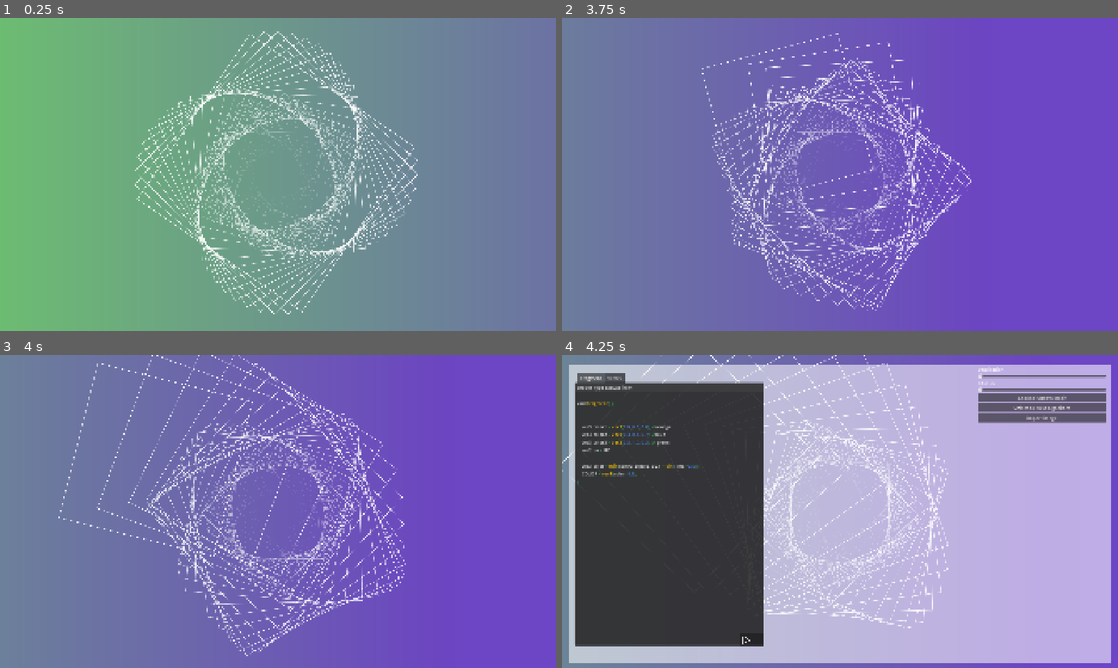
Above: before the commit, frames 1-4 (two rows, left to right).
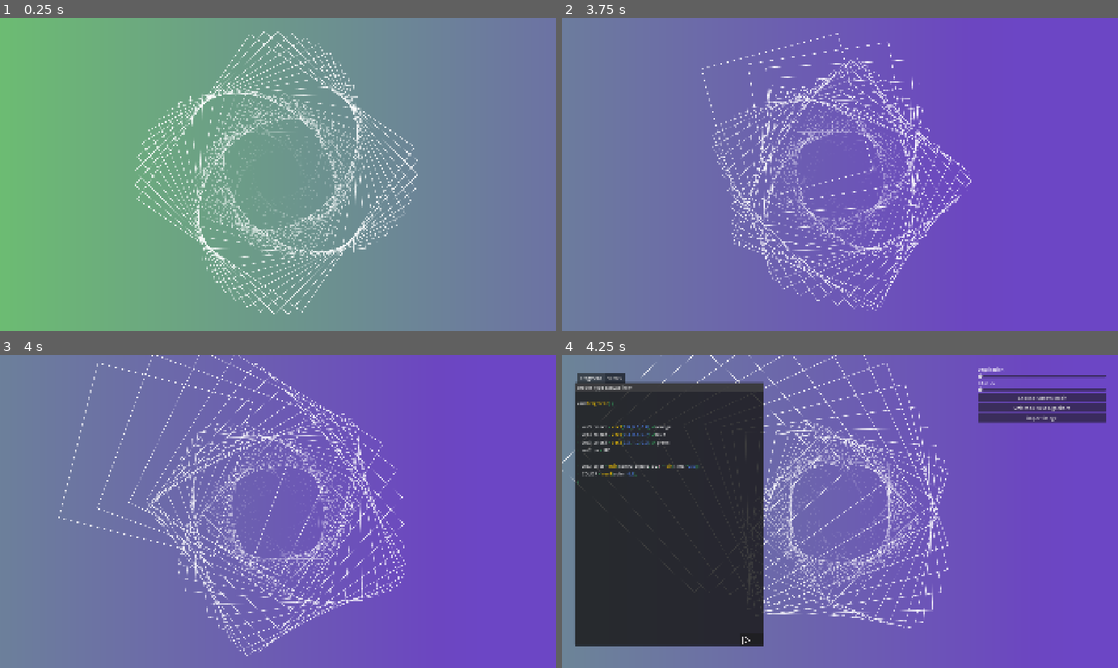
Above: after the commit, the same moments.

Repository: Juju-brz/GDVJ
Game: Godot game, scene res://templates/04_WormDance.tscn
Same seed, same stepped clock (60 frames per second), same inputs: the game is played once before the commit and once after it.
Inputs (mouse positions are in pixels of both pictures, inside the frame that each line leads up to):
- Up to frame 1 (0.25 s): no input
- Up to frame 2 (3.75 s): tap Enter at 0.5 s; move the mouse to (962, 158) at 0.52 s; move the mouse to (728, 190) at 1.27 s; move the mouse to (895, 105) at 2.02 s; move the mouse to (812, 237) at 2.77 s; move the mouse to (1006, 221) at 3.52 s
- Up to frame 3 (4 s): no input
- Up to frame 4 (4.25 s): tap F2 (hide_all_ctrl) at 4.15 s

Frames 1-3 are identical in both runs. In frame 4, 64% of the frame differs, in the area x 1-99%, y 3-99%.

Commit message:
okay i have a lor of problems

Diff:
--- a/baseScene.tscn
+++ b/baseScene.tscn
@@ -32,7 +32,7 @@
 
 [node name="Square" type="Sprite2D" parent="."]
 material = SubResource("ShaderMaterial_6jx8c")
-position = Vector2(576, 420)
+position = Vector2(1000, 600)
 scale = Vector2(0.63, 0.63)
 
 [node name="Control" parent="." instance=ExtResource("3_wonj3")]
--- a/templates/03_Spiral_MainScript.gd
+++ b/scripts/03_Spiral_MainScript.gd
@@ -1,5 +1,5 @@
 extends mainScript
-class_name Spiral
+#class_name Spiral
 
 #### VARIABLES ####
 
@@ -75,7 +75,7 @@
 	var viewport_rect = get_viewport_rect()
 	var screen_center = viewport_rect.size * 0.5
 
-
+	## OFF or ON##
 	var mouse_norm
 	if mouse_activation == true:
 		mouse_norm = mouse_control() # .x & .y
@@ -85,6 +85,8 @@
 	var target_scale = lerp(0.5, 1.2, mouse_norm.x) # Mouse X controls size
 
 	# --- LOOP THROUGH SPRITES ---
+
+	### TRANSFROM TO MODIFY VARIABLE ###
 	for i in range(duplicated_spriteslist.size()):
 		var sprite = duplicated_spriteslist[i]
 
--- a/templates/04_WormDance.gd
+++ b/scripts/04_WormDance.gd
@@ -8,7 +8,7 @@
 const TRAIL_LENGTH: int = 60
 var target_segment_dist: float = 15.0
 
-# --- QUANTUM INFLUENCE VARIABLES ---
+
 var chaos_level: float = 0.0
 
 # --- ROTATION & TIME ---
@@ -62,7 +62,7 @@
 	var viewport_center = get_viewport_rect().size * 0.5
 	#var mouse_pos = get_global_mouse_position()
 
-	##Off or On##
+	##OFF OR ON##
 	var mouse_pos
 	if mouse_activation == true:
 		mouse_pos = get_mouse() # .x & .y
--- a/scripts/mainScript.gd
+++ b/scripts/mainScript.gd
@@ -4,7 +4,7 @@
 
 ### CONTROLS ###
 @onready var control = $Control
-@onready var BG = $BG_For_Controls
+#@onready var BG = $BG_For_Controls
 @onready var slider = $Control/VBoxContainer/HSlider
 @onready var slider_spacing = $Control/VBoxContainer/HSlider_spacing
 @onready var btn_change_image = $Control/VBoxContainer/Btn_Change_Image
@@ -43,7 +43,7 @@
 	_close_all_ui()
 
 func _close_all_ui():
-	control.hide(); BG.hide(); dialogue_change_image.hide(); hide_ui = true
+	control.hide(); dialogue_change_image.hide(); hide_ui = true
 
 func _on_next_tpt_pressed() -> void:
 	# 1. Close the external Python thread cleanly (important!)
@@ -65,9 +65,9 @@
 	# Toggle UI
 	if Input.is_action_just_pressed("hide_all_ctrl"):
 		if hide_ui:
-			control.show(); BG.show(); hide_ui = false
+			control.show(); hide_ui = false
 		else:
-			control.hide(); BG.hide(); hide_ui = true
+			control.hide(); hide_ui = true
 
 	if Input.is_action_just_pressed("reset"):
 		get_tree().reload_current_scene()
@@ -128,7 +128,7 @@
 
 	# HIDE  UI
 	control.hide()
-	BG.hide()
+	#BG.hide()
 	dialogue_change_image.hide()
 	hide_ui = true
 
@@ -152,11 +152,11 @@
 		Dig_import_image.file_selected.connect(_on_image_selected)
 
 func _process(delta: float) -> void:
-
-	if Input.is_action_pressed("joy_increment"):
-		increment()
-	if Input.is_action_pressed("joy_decrement"):
-		decrement()
+	if mouse_activation == false:
+		if Input.is_action_pressed("joy_increment"):
+			increment()
+		if Input.is_action_pressed("joy_decrement"):
+			decrement()
 
 
 
--- a/scripts/shaderVer.gd
+++ b/scripts/shaderVer.gd
@@ -32,4 +32,4 @@
 		var shader = mat.shader
 		if shader:
 			shader.code = user_code
-			print(" execution")
+			#print(" execution")
--- a/templates/01_Superpositions_geometriques.tscn
+++ b/templates/01_Superpositions_geometriques.tscn
@@ -1,15 +1,15 @@
 [gd_scene load_steps=7 format=3 uid="uid://qywxpr5vvcjj"]
 
 [ext_resource type="PackedScene" uid="uid://bp8w6tlng3j86" path="res://baseScene.tscn" id="1_gh05c"]
-[ext_resource type="Script" uid="uid://c4hfbx71iow0l" path="res://templates/01_Superpositions_Geometriques_MainScript.gd" id="2_mgxbi"]
+[ext_resource type="Script" uid="uid://c4hfbx71iow0l" path="res://scripts/01_Superpositions_Geometriques_MainScript.gd" id="2_mgxbi"]
 [ext_resource type="Texture2D" uid="uid://bbgu6clrixshr" path="res://Shapes/Pattern-Square.png" id="3_wmo22"]
 [ext_resource type="Shader" uid="uid://b0jcj53b5croi" path="res://shaders/mainShader.gdshader" id="4_slan0"]
-
-[sub_resource type="ShaderMaterial" id="ShaderMaterial_6jx8c"]
 
 [sub_resource type="ShaderMaterial" id="ShaderMaterial_faa0j"]
 resource_local_to_scene = true
 shader = ExtResource("4_slan0")
+
+[sub_resource type="ShaderMaterial" id="ShaderMaterial_6jx8c"]
 
 [node name="Node2D" instance=ExtResource("1_gh05c")]
 script = ExtResource("2_mgxbi")
@@ -21,23 +21,13 @@
 offset_right = 2067.0
 offset_bottom = 1183.0
 
-[node name="Square" parent="." index="1"]
+[node name="ColorRect2" parent="." index="1"]
+material = SubResource("ShaderMaterial_faa0j")
+offset_right = 1921.0
+
+[node name="Square" parent="." index="2"]
 z_index = 2
 material = SubResource("ShaderMaterial_6jx8c")
 position = Vector2(1023, 499)
 scale = Vector2(0.2955854, 0.2955852)
 texture = ExtResource("3_wmo22")
-
-[node name="BG_For_Controls" type="ColorRect" parent="." index="2"]
-visible = false
-z_index = 4
-offset_left = 22.0
-offset_top = 37.0
-offset_right = 1897.0
-offset_bottom = 1060.0
-mouse_filter = 2
-color = Color(1, 1, 1, 0.5568628)
-
-[node name="ColorRect2" parent="." index="3"]
-material = SubResource("ShaderMaterial_faa0j")
-offset_right = 1921.0
--- a/templates/02_BeautifulChaos.tscn
+++ b/templates/02_BeautifulChaos.tscn
@@ -1,7 +1,7 @@
 [gd_scene load_steps=6 format=3 uid="uid://cy283yydm3eyd"]
 
 [ext_resource type="PackedScene" uid="uid://bp8w6tlng3j86" path="res://baseScene.tscn" id="1_hrqrm"]
-[ext_resource type="Script" uid="uid://dni8j477fdhwu" path="res://templates/02_Beautiful_Chaos_MainScript.gd" id="2_w5kta"]
+[ext_resource type="Script" uid="uid://dni8j477fdhwu" path="res://scripts/02_Beautiful_Chaos_MainScript.gd" id="2_w5kta"]
 [ext_resource type="Texture2D" uid="uid://bbgu6clrixshr" path="res://Shapes/Pattern-Square.png" id="3_hrqrm"]
 [ext_resource type="Shader" uid="uid://b0jcj53b5croi" path="res://shaders/mainShader.gdshader" id="4_ogbv1"]
 
@@ -19,21 +19,11 @@
 offset_right = 2067.0
 offset_bottom = 1183.0
 
-[node name="Square" parent="." index="1"]
+[node name="ColorRect2" parent="." index="1"]
+material = SubResource("ShaderMaterial_81po7")
+
+[node name="Square" parent="." index="2"]
 z_index = 2
 position = Vector2(1023, 499)
 scale = Vector2(1, 1)
 texture = ExtResource("3_hrqrm")
-
-[node name="BG_For_Controls" type="ColorRect" parent="." index="2"]
-visible = false
-z_index = 4
-offset_left = 22.0
-offset_top = 37.0
-offset_right = 1897.0
-offset_bottom = 1060.0
-mouse_filter = 2
-color = Color(1, 1, 1, 0.5568628)
-
-[node name="ColorRect2" parent="." index="3"]
-material = SubResource("ShaderMaterial_81po7")
--- a/templates/03-Spiral.tscn
+++ b/templates/03-Spiral.tscn
@@ -1,7 +1,7 @@
 [gd_scene load_steps=6 format=3 uid="uid://g456p5ok7jm1"]
 
 [ext_resource type="PackedScene" uid="uid://bp8w6tlng3j86" path="res://baseScene.tscn" id="1_uylkl"]
-[ext_resource type="Script" uid="uid://bcwyiixxykkv8" path="res://templates/03_Spiral_MainScript.gd" id="2_uylkl"]
+[ext_resource type="Script" uid="uid://bcwyiixxykkv8" path="res://scripts/03_Spiral_MainScript.gd" id="2_uylkl"]
 [ext_resource type="Texture2D" uid="uid://bbgu6clrixshr" path="res://Shapes/Pattern-Square.png" id="3_uylkl"]
 [ext_resource type="Shader" uid="uid://b0jcj53b5croi" path="res://shaders/mainShader.gdshader" id="4_srw7j"]
 
@@ -22,17 +22,7 @@
 [node name="ColorRect2" parent="." index="1"]
 material = SubResource("ShaderMaterial_p8kfp")
 
-[node name="BG_For_Controls" type="ColorRect" parent="." index="2"]
-visible = false
-z_index = 4
-offset_left = 22.0
-offset_top = 37.0
-offset_right = 1897.0
-offset_bottom = 1060.0
-mouse_filter = 2
-color = Color(1, 1, 1, 0.5568628)
-
-[node name="Square" parent="." index="3"]
+[node name="Square" parent="." index="2"]
 z_index = 2
 position = Vector2(1023, 499)
 scale = Vector2(1, 1)
--- a/templates/04_WormDance.tscn
+++ b/templates/04_WormDance.tscn
@@ -1,7 +1,7 @@
 [gd_scene load_steps=6 format=3 uid="uid://dn5hnojjq0cu2"]
 
 [ext_resource type="PackedScene" uid="uid://bp8w6tlng3j86" path="res://baseScene.tscn" id="1_w8uyb"]
-[ext_resource type="Script" uid="uid://chvs7d1s1gvft" path="res://templates/04_WormDance.gd" id="2_8in7r"]
+[ext_resource type="Script" uid="uid://chvs7d1s1gvft" path="res://scripts/04_WormDance.gd" id="2_8in7r"]
 [ext_resource type="Texture2D" uid="uid://bbgu6clrixshr" path="res://Shapes/Pattern-Square.png" id="3_cphf2"]
 [ext_resource type="Shader" uid="uid://b0jcj53b5croi" path="res://shaders/mainShader.gdshader" id="4_5k6ko"]
 
@@ -19,21 +19,11 @@
 offset_right = 2067.0
 offset_bottom = 1183.0
 
-[node name="Square" parent="." index="1"]
+[node name="ColorRect2" parent="." index="1"]
+material = SubResource("ShaderMaterial_a0ury")
+
+[node name="Square" parent="." index="2"]
 z_index = 2
 position = Vector2(1023, 499)
 scale = Vector2(0.2955854, 0.2955852)
 texture = ExtResource("3_cphf2")
-
-[node name="BG_For_Controls" type="ColorRect" parent="." index="2"]
-visible = false
-z_index = 4
-offset_left = 22.0
-offset_top = 37.0
-offset_right = 1897.0
-offset_bottom = 1060.0
-mouse_filter = 2
-color = Color(1, 1, 1, 0.5568628)
-
-[node name="ColorRect2" parent="." index="3"]
-material = SubResource("ShaderMaterial_a0ury")
--- /dev/null
+++ b/templates/noName.tscn
@@ -0,0 +1,19 @@
+[gd_scene load_steps=6 format=3 uid="uid://dhldfbju08gin"]
+
+[ext_resource type="PackedScene" uid="uid://bp8w6tlng3j86" path="res://baseScene.tscn" id="1_phf1c"]
+[ext_resource type="Shader" uid="uid://b0jcj53b5croi" path="res://shaders/mainShader.gdshader" id="2_5ve3n"]
+[ext_resource type="Script" uid="uid://ch68cwc6tcmig" path="res://templates/no_name.gd" id="2_5462y"]
+[ext_resource type="Texture2D" uid="uid://b4rjsh4xau1aa" path="res://Shapes/Pattern_Circle.png" id="4_5462y"]
+
+[sub_resource type="ShaderMaterial" id="ShaderMaterial_5462y"]
+resource_local_to_scene = true
+shader = ExtResource("2_5ve3n")
+
+[node name="Node2D" instance=ExtResource("1_phf1c")]
+script = ExtResource("2_5462y")
+
+[node name="ColorRect2" parent="." index="1"]
+material = SubResource("ShaderMaterial_5462y")
+
+[node name="Square" parent="." index="2"]
+texture = ExtResource("4_5462y")
--- /dev/null
+++ b/templates/no_name.gd
@@ -0,0 +1,129 @@
+extends mainScript
+class_name Spiral
+
+#### VARIABLES ####
+
+# --- VISUAL SETTINGS ---
+# In your original script, SPACING was the angle step.
+# 0.5 radians is about 30 degrees, creating a nice spiral.
+var ANGLE_STEP: float = 0.06
+
+# We use the slider to control the Radius (Distance from center)
+var RADIUS: float = 00.0
+
+var time_passed: float = 0.0
+var speed: float = 2.0
+
+# --- MOUSE INTERACTION ---
+var overall_rotation: float = 0.0
+var ROTATION_SPEED: float = deg_to_rad(10.0)
+
+
+#var duplicated_spriteslist = []
+@onready var old_slider_val_int: int = int(slider.value)
+
+
+#### FUNCTIONS ####
+
+func _ready() -> void:
+	super._ready()
+	NEXT_SCENE_PATH = "res://templates/01_Superpositions_geometriques.tscn"
+	# 1. SAFETY: Create placeholder if needed
+	if original_sprite.texture == null:
+		var placeholder = PlaceholderTexture2D.new()
+		placeholder.size = Vector2(64, 64)
+		original_sprite.texture = placeholder
+
+	# 2. Hide setup elements
+	original_sprite.hide()
+
+
+
+
+	# 5. INITIALIZE SLIDERS
+	slider.max_value = 200
+	slider.value = 50   # Start with 50 items
+	old_slider_val_int = 0
+
+	# 6. Spawn Initial Sprites
+	var start_count = 4
+	for i in range(start_count):
+		increment()
+
+
+
+func _process(delta: float) -> void:
+	super._process(delta)
+	# 1. UPDATE TIMERS
+	time_passed += delta * speed
+	overall_rotation += ROTATION_SPEED * delta
+
+	# 2. UPDATE RADIUS FROM SLIDER
+	# In original script, slider_spacing controlled Radius
+	RADIUS = slider_spacing.value
+
+	# 3. HANDLE ADDING/REMOVING SPRITES
+	handle_slider_logic()
+
+	# 4. MOVE SPRITES (The Spiral Logic)
+	update_sprites_transform(delta)
+
+
+#### THE LOGIC (SPIRAL RESTORED) ####
+
+func update_sprites_transform(delta):
+	var viewport_rect = get_viewport_rect()
+	var screen_center = viewport_rect.size * 0.5
+
+	## OFF or ON##
+	var mouse_norm
+	if mouse_activation == true:
+		mouse_norm = mouse_control() # .x & .y
+	if mouse_activation == false:
+		mouse_norm = joystick_control(delta)
+
+	var target_scaleX = lerp(1.0, 1.2, mouse_norm.x) # Mouse X controls size
+	var target_scaleY = lerp(0.3, 0.7, mouse_norm.y) # Mouse X controls size
+
+	# --- LOOP THROUGH SPRITES ---
+
+	### TRANSFROM TO MODIFY VARIABLE ###
+	for i in range(duplicated_spriteslist.size()):
+		var sprite = duplicated_spriteslist[i]
+
+		if is_instance_valid(sprite):
+			sprite.visible = true
+
+			# --- SPIRAL MATH (Like Original Script) ---
+			# Angle increases with index 'i'
+			var angle = i * ANGLE_STEP
+
+			# --- WAVE FUNCTION (COMMENTED OUT AS REQUESTED) ---
+			# var wave_offset = sin(time_passed + (i * 0.2)) * 20.0
+			# var current_radius = RADIUS + wave_offset
+			var current_radius = RADIUS # Use static radius
+
+			# Calculate Position based on Angle and Radius
+			var x_pos = screen_center.x #+ sin(angle) * current_radius
+			var y_pos = screen_center.y #+ sin(angle) * current_radius
+
+			sprite.position = Vector2(x_pos, y_pos)
+
+			# --- ROTATION & SCALE ---
+			# Restore the rotation logic: rotation = angle
+			sprite.rotation = angle + overall_rotation
+			sprite.scale = Vector2(target_scaleX, target_scaleY)
+
+
+#### HELPER FUNCTIONS ####
+
+func handle_slider_logic():
+	var current_slider_int = int(slider.value)
+	if current_slider_int > old_slider_val_int:
+		for i in range(current_slider_int - old_slider_val_int):
+			increment()
+		old_slider_val_int = current_slider_int
+	elif current_slider_int < old_slider_val_int:
+		for i in range(old_slider_val_int - current_slider_int):
+			decrement()
+		old_slider_val_int = current_slider_int
Renamed: templates/01_Superpositions_Geometriques_MainScript.gd -> scripts/01_Superpositions_Geometriques_MainScript.gd
Renamed: templates/01_Superpositions_Geometriques_MainScript.gd.uid -> scripts/01_Superpositions_Geometriques_MainScript.gd.uid
Renamed: templates/02_Beautiful_Chaos_MainScript.gd -> scripts/02_Beautiful_Chaos_MainScript.gd
Renamed: templates/02_Beautiful_Chaos_MainScript.gd.uid -> scripts/02_Beautiful_Chaos_MainScript.gd.uid
Renamed: templates/03_Spiral_MainScript.gd.uid -> scripts/03_Spiral_MainScript.gd.uid
Renamed: templates/04_WormDance.gd.uid -> scripts/04_WormDance.gd.uid
Not shown, added: templates/no_name.gd.uid
